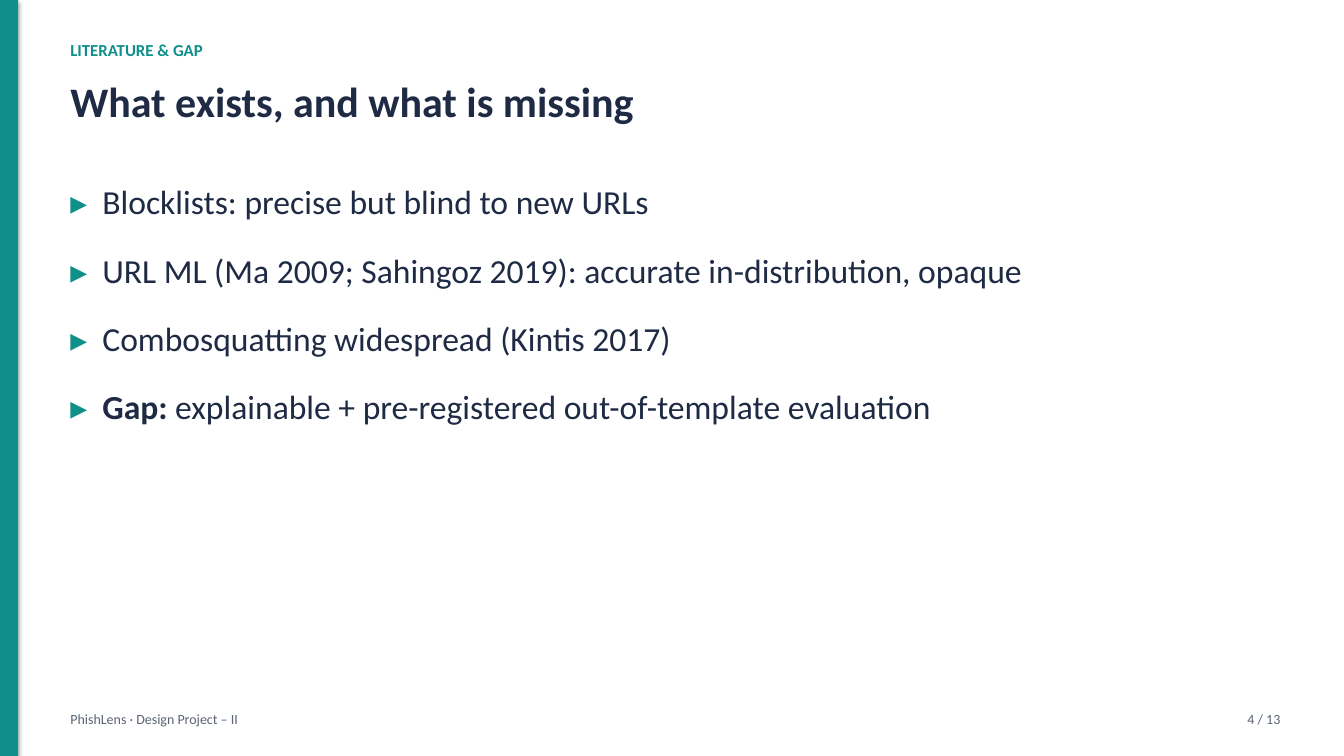
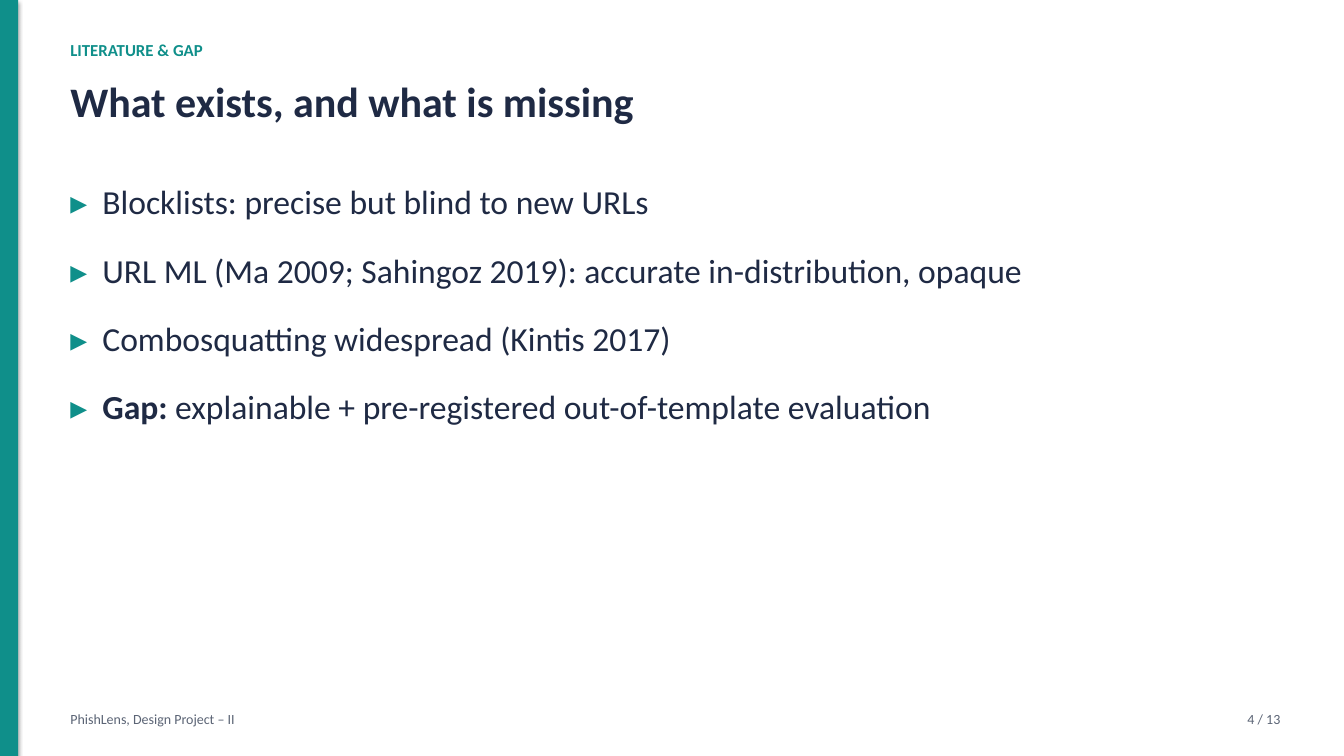
Before and after one commit to harshacreate/PhishLens, a slide deck: slide 4 of report/PhishLens_Presentation.pptx. Drawn at 1344x756 pixels with LibreOffice and Linux fonts; fonts in the diff are those of the drawing. Boxes give left, top, right and bottom in pixels: in the first picture for what was removed or moved away, otherwise in the second. Text is boxed around its words. In the diff, an @@ line names an element or a change of style, - is before the commit and + after.

Commit message:
Clean PhishLens project text

```diff
--- a/report/PhishLens_Presentation.pptx
+++ b/report/PhishLens_Presentation.pptx
@@ text at <box>70,714,235,727</box>: text changed @@
-PhishLens · Design Project – II
+PhishLens, Design Project – II
```
Also in this commit, not shown: 12 other slides changed, 11 other files.
